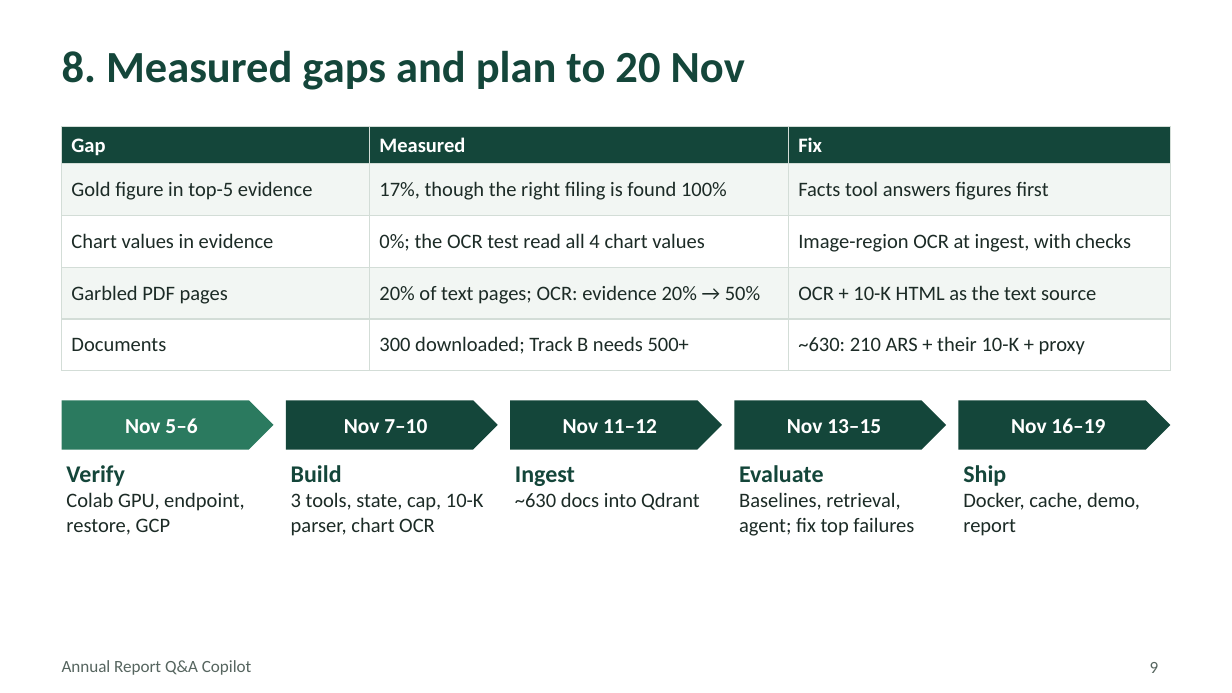
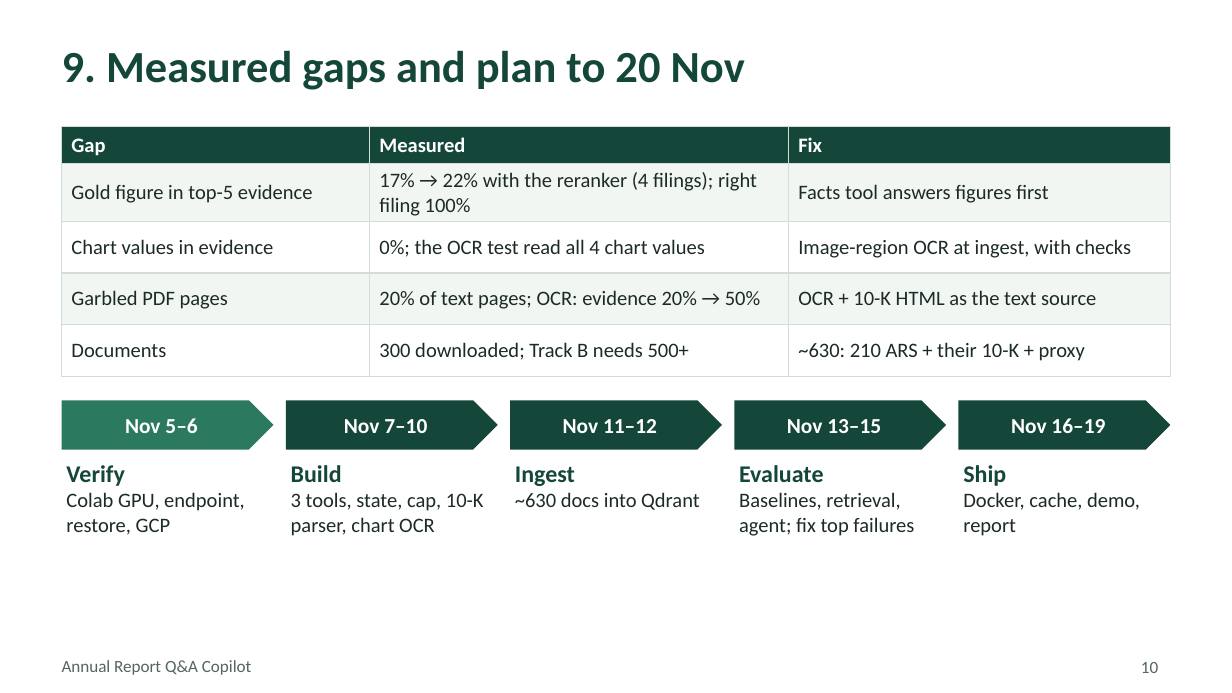
Before and after one commit to rama159065/Capstone, a slide deck: slide 10 of Annual_Report_Copilot_TrackB_Mentor_Deck.pptx (slide 9 before the commit). Drawn at 1232x693 pixels with LibreOffice and Linux fonts; fonts in the diff are those of the drawing. Boxes give left, top, right and bottom in pixels: in the first picture for what was removed or moved away, otherwise in the second. Text is boxed around its words. In the diff, an @@ line names an element or a change of style, - is before the commit and + after.

Commit message:
code changes for rerank

```diff
--- a/Annual_Report_Copilot_TrackB_Mentor_Deck.pptx
+++ b/Annual_Report_Copilot_TrackB_Mentor_Deck.pptx
@@ title at (x1=62, y1=50, x2=745, y2=90): text changed @@
-8. Measured gaps and plan to 20 Nov
+9. Measured gaps and plan to 20 Nov
@@ table at (x1=62, y1=127, x2=1170, y2=365) @@
-row 2, column 2: 17%, though the right filing is found 100%
+row 2, column 2: 17% → 22% with the reranker (4 filings); right filing 100%
@@ page number at (x1=1141, y1=662, x2=1158, y2=673): text changed @@
-9
+10
```
Also in this commit, not shown: 7 other slides changed, 1 slide added, 11 other files.
